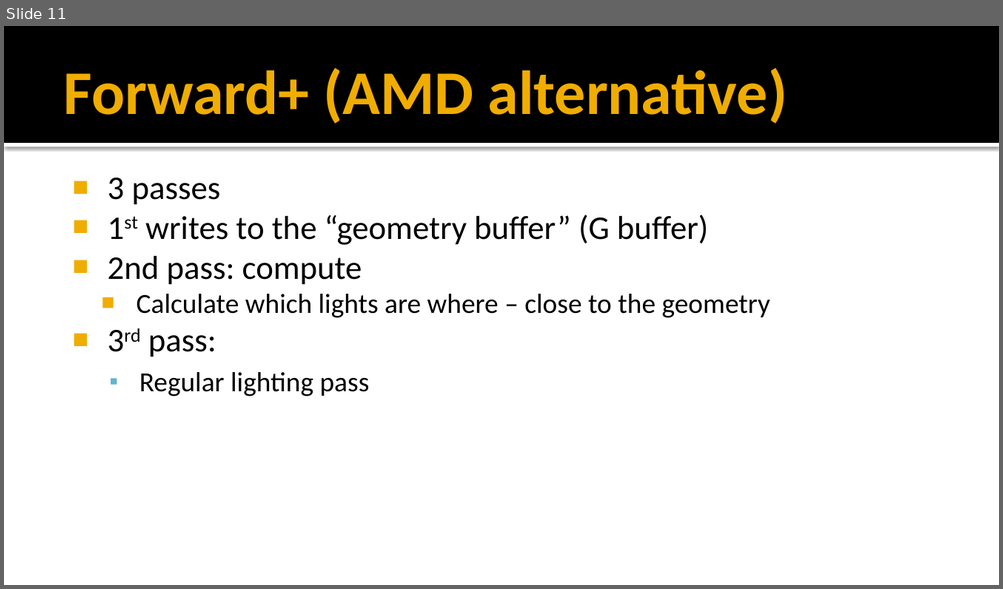
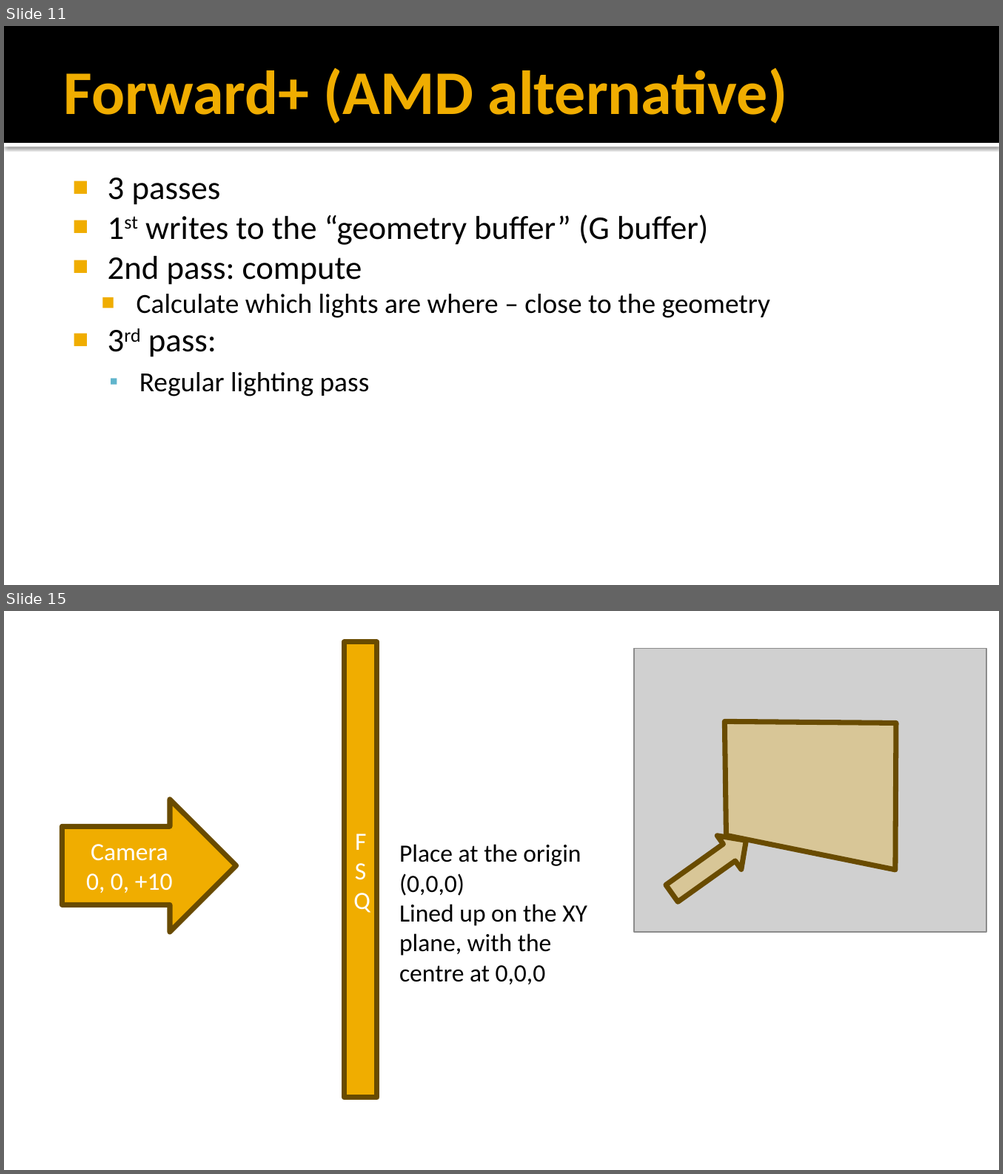
Before and after one commit to FeeneyCodes/GDP202425, a slide deck: 6020_Graph_2_(2025)/Day2Day/Week_08_Deferred_Rendering_1/Deferred_lighting.pptx. Shown one above the other, each under a label of ours: slide 11 before the commit, slides 11 and 15 after it; the slides between them are not shown. The pictures are 1003x589 and 1003x1174 pixels, drawn with LibreOffice and Linux fonts; fonts in the diff are those of the drawing; grey boxes stand for pictures. Boxes give left, top, right and bottom in pixels: in the first picture for what was removed or moved away, otherwise in the second. Text is boxed around its words. In the diff, an @@ line names an element or a change of style, - is before the commit and + after.

```diff
--- a/6020_Graph_2_(2025)/Day2Day/Week_08_Deferred_Rendering_1/Deferred_lighting.pptx
+++ b/6020_Graph_2_(2025)/Day2Day/Week_08_Deferred_Rendering_1/Deferred_lighting.pptx
@@ slide 15 added at box(4, 611, 999, 1170), background #FFFFFF @@
@@ rectangle added at box(344, 642, 377, 1097), fill #F0AD00, outline #694C00 3.78 pt, 18 pt, text #FFFFFF @@
+FSQ
@@ picture added at box(634, 649, 986, 932) @@
@@ freeform shape added at box(724, 721, 895, 869), fill #F0AD00 at 27% opacity, outline #694C00 3.78 pt @@
@@ right arrow added at box(62, 800, 236, 932), fill #F0AD00, outline #694C00 3.78 pt, 18 pt, text #FFFFFF @@
+Camera
+0, 0, +10
@@ right arrow added at box(660, 824, 759, 911), fill #F0AD00 at 27% opacity, outline #694C00 3.78 pt @@
@@ text added at box(399, 844, 587, 985), 18 pt, text #000000 @@
+Place at the origin (0,0,0)
+Lined up on the XY plane, with the centre at 0,0,0
```
Also in this commit, not shown: 1 slide changed, 2 other slides added, 15 other files.
